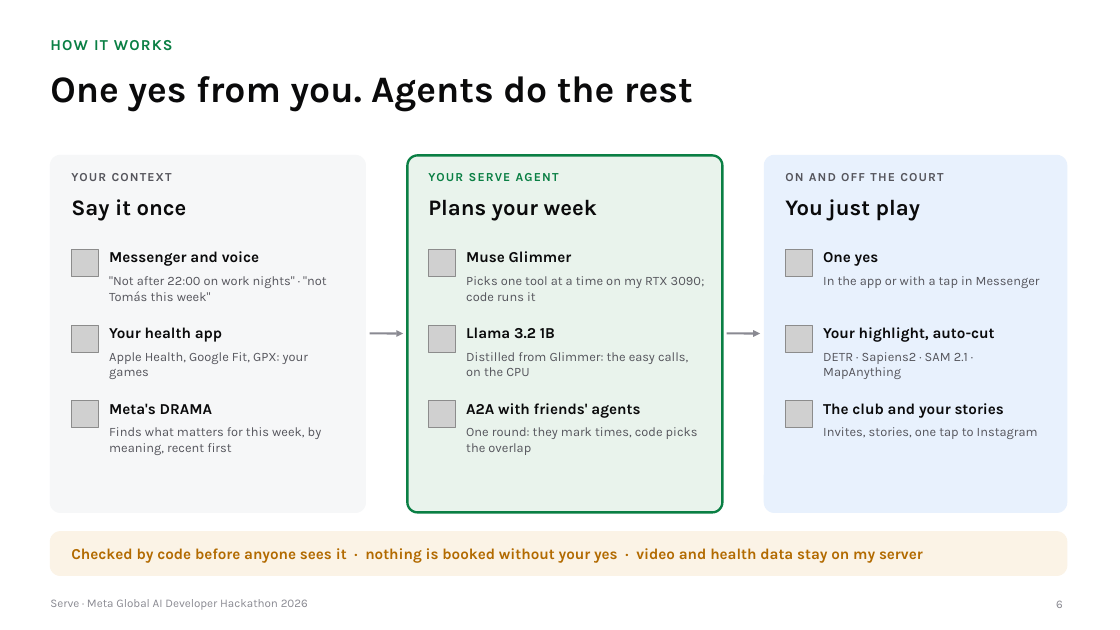
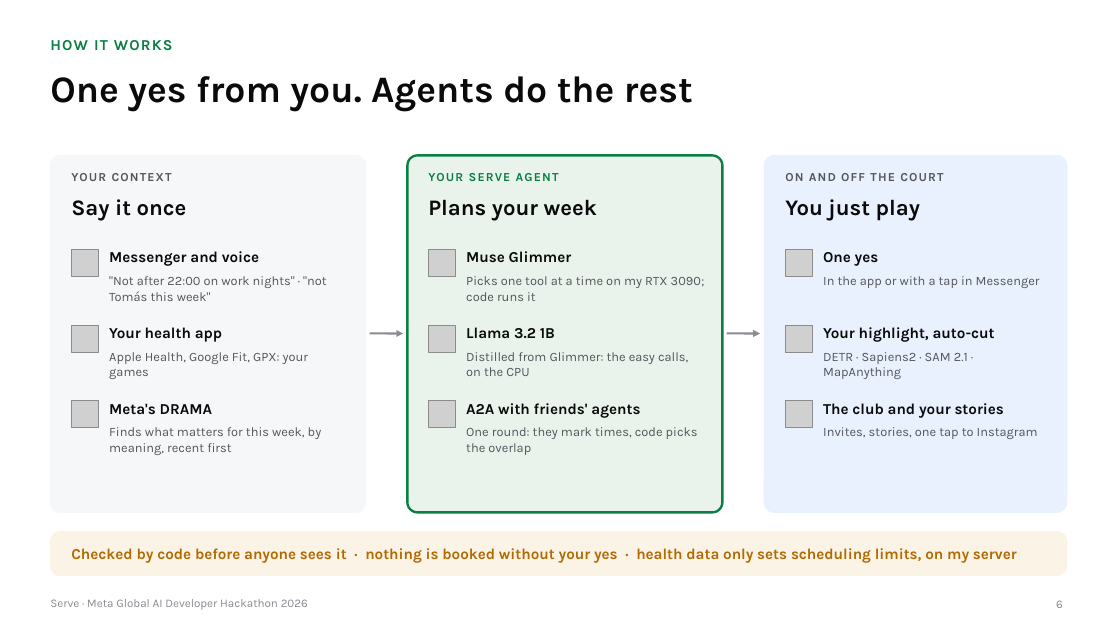
Before and after one commit to gino6178/serve-meta-hackathon, a slide deck: slide 6 of video/deck/Serve_Meta_deck.pptx. Drawn at 1120x630 pixels with LibreOffice and Linux fonts; fonts in the diff are those of the drawing; grey boxes stand for pictures. Boxes give left, top, right and bottom in pixels: in the first picture for what was removed or moved away, otherwise in the second. Text is boxed around its words. In the diff, an @@ line names an element or a change of style, - is before the commit and + after.

```diff
--- a/video/deck/Serve_Meta_deck.pptx
+++ b/video/deck/Serve_Meta_deck.pptx
@@ text at (71,548,1017,563): text changed @@
-Checked by code before anyone sees it · nothing is booked without your yes · video and health data stay on my server
+Checked by code before anyone sees it · nothing is booked without your yes · health data only sets scheduling limits, on my server
```
Also in this commit, not shown: 16 other slides changed, 2 slides added, 14 other files.
